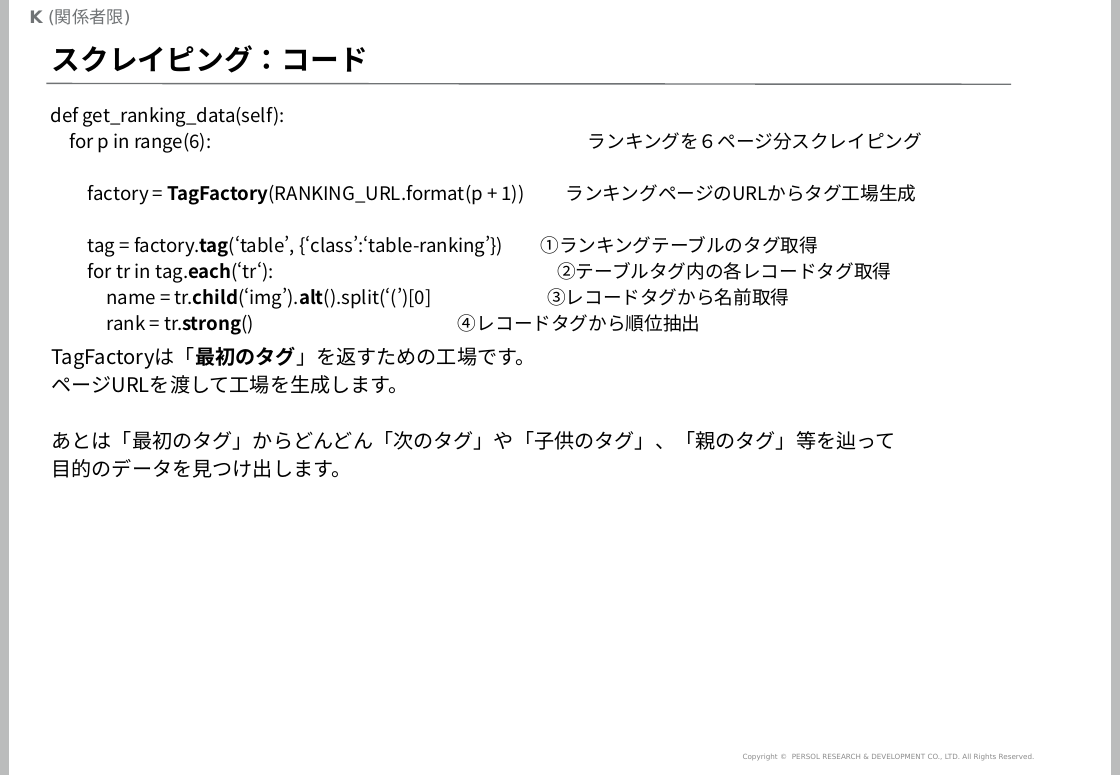
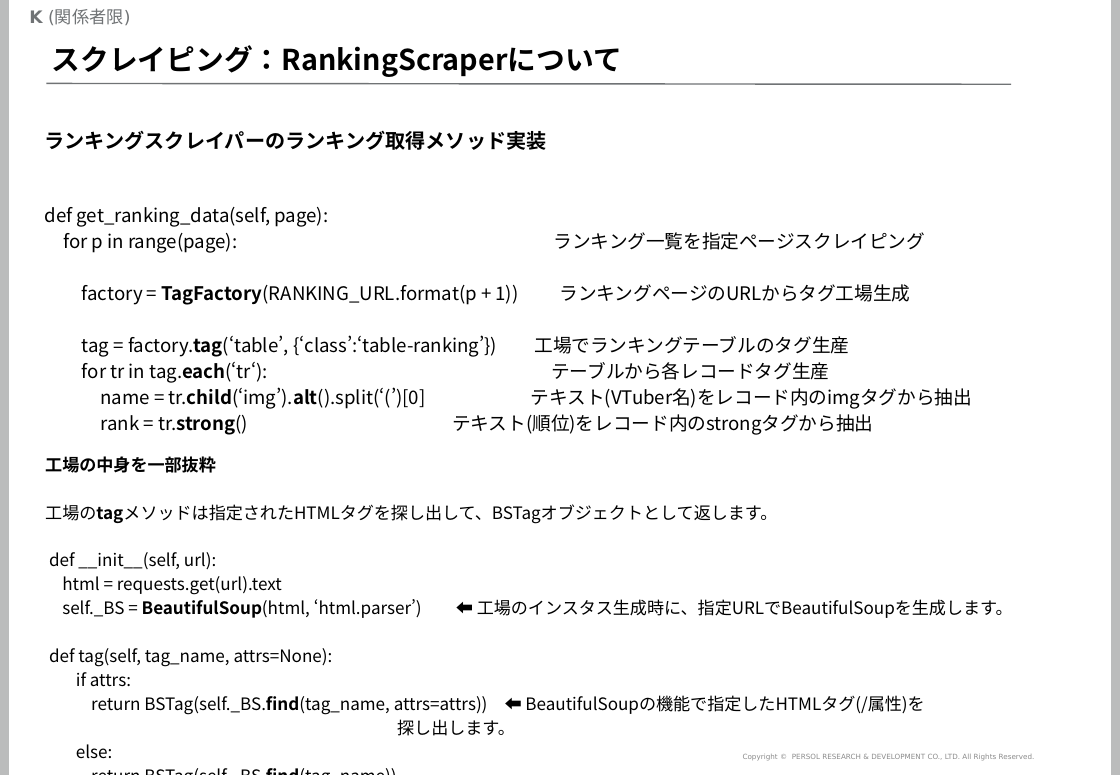
Before and after one commit to mogrodown/python_session, a slide deck: slide 25 of doc/python中級講座_2020.pptx (slide 22 before the commit). Drawn at 1120x775 pixels with LibreOffice and Linux fonts; fonts in the diff are those of the drawing; background and template pictures are left out. Boxes give left, top, right and bottom in pixels: in the first picture for what was removed or moved away, otherwise in the second. Text is boxed around its words. In the diff, an @@ line names an element or a change of style, - is before the commit and + after.

```diff
--- a/doc/python中級講座_2020.pptx
+++ b/doc/python中級講座_2020.pptx
@@ title at (52, 45, 623, 77): text changed @@
-スクレイピング：コード
+スクレイピング：RankingScraperについて
@@ text added at (45, 131, 547, 150), 14 pt, text #000000, bold @@
+ランキングスクレイパーのランキング取得メソッド実装
@@ text "def get_ranking_data(self, page):": place and size @@
-text "def get_ranking_data(self, page):" at (51, 107, 922, 335)
+text "def get_ranking_data(self, page):" at (45, 207, 972, 435)
@@ text at (45, 207, 926, 253): text changed @@
-def get_ranking_data(self):
-for p in range(6): ランキングを６ページ分スクレイピング
+def get_ranking_data(self, page):
+for p in range(page): ランキング一覧を指定ページスクレイピング
@@ text removed at (52, 347, 896, 478) @@
-TagFactoryは「最初のタグ」を返すための工場です。
-ページURLを渡して工場を生成します。
-あとは「最初のタグ」からどんどん「次のタグ」や「子供のタグ」、「親のタグ」等を辿って
-目的のデータを見つけ出します。
@@ text at (82, 335, 972, 435): text changed @@
-tag = factory.tag(‘table’, {‘class’:‘table-ranking’}) ①ランキングテーブルのタグ取得
-for tr in tag.each(‘tr‘): ②テーブルタグ内の各レコードタグ取得
-name = tr.child(‘img’).alt().split(‘(’)[0] ③レコードタグから名前取得
-rank = tr.strong() ④レコードタグから順位抽出
+tag = factory.tag(‘table’, {‘class’:‘table-ranking’}) 工場でランキングテーブルのタグ生産
+for tr in tag.each(‘tr‘): テーブルから各レコードタグ生産
+name = tr.child(‘img’).alt().split(‘(’)[0] テキスト(VTuber名)をレコード内のimgタグから抽出
+rank = tr.strong() テキスト(順位)をレコード内のstrongタグから抽出
@@ text added at (45, 456, 1013, 736), 11.9 pt, text #000000 @@
+工場の中身を一部抜粋
+工場のtagメソッドは指定されたHTMLタグを探し出して、BSTagオブジェクトとして返します。
+def __init__(self, url):
+html = requests.get(url).text
+self._BS = BeautifulSoup(html, ‘html.parser’) ⬅ 工場のインスタス生成時に、指定URLでBeautifulSoupを生成します。
+def tag(self, tag_name, attrs=None):
+if attrs:
+return BSTag(self._BS.find(tag_name, attrs=attrs)) ⬅ BeautifulSoupの機能で指定したHTMLタグ(/属性)を
+探し出します。
+else:
+return BSTag(self._BS.find(tag_name))
```
Also in this commit, not shown: 12 other slides changed, 12 slides added, 1 slide removed, 5 other files.
